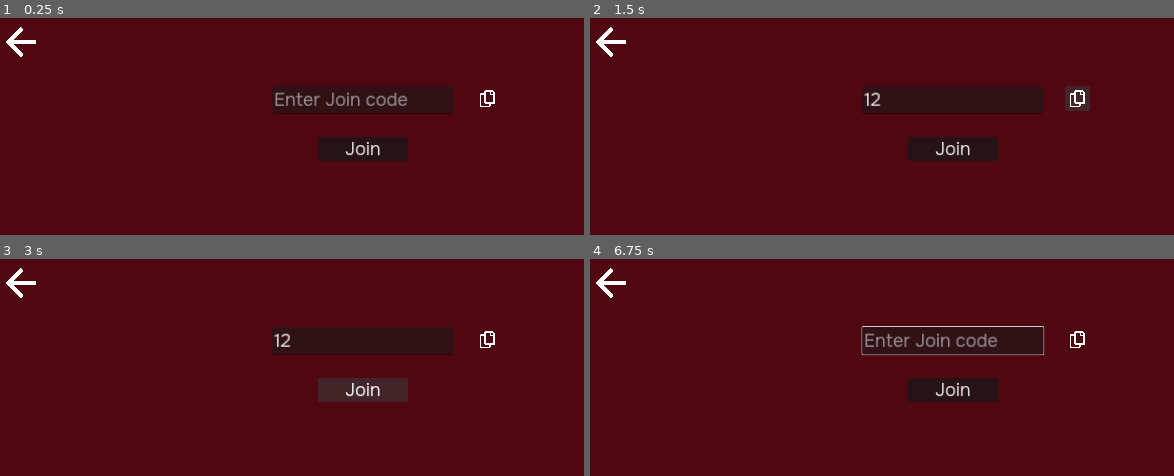
Above: before the commit, frames 1-4 (two rows, left to right).
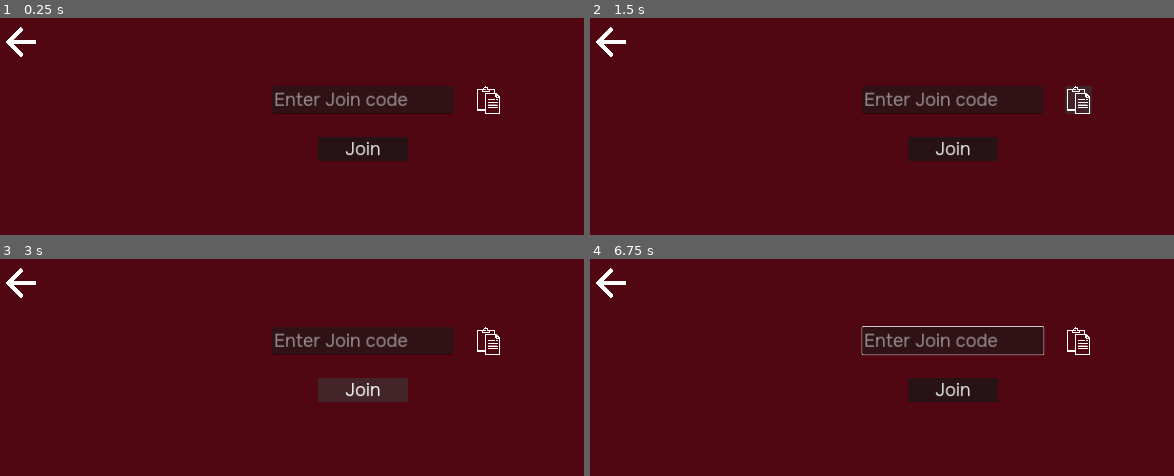
Above: after the commit, the same moments.

Repository: sanujs/cheat-game
Game: Godot game, scene res://scenes/join_screen.tscn
Two runs of this game, one before a commit and one after it. Both use one fixed random seed, a clock stepped at 60 frames per second and the inputs below. This scene is started directly instead of the project's main scene.
Inputs (mouse positions are in pixels of both pictures, inside the frame that each line leads up to):
- Up to frame 1 (0.25 s): no input
- Up to frame 2 (1.5 s): click (952, 100) at 0.52 s; type "12" at 0.6 s; click (1074, 98) at 1.27 s
- Up to frame 3 (3 s): click (490, 341) at 2.02 s; click "Join" at 2.75 s
- Up to frame 4 (6.75 s): click (607, 282) at 3.5 s; click "Join Lobby" at 4.25 s; tap Enter at 5, 6.5 s; move the mouse to (1121, 428) at 5.02 s; press the mouse at (1121, 428) at 5.03 s; tap Space at 5.75 s; move the mouse to (788, 471) at 5.77 s; release the mouse at (788, 471) at 5.78 s; right-click (788, 471) at 5.85 s; click (788, 471) at 5.92 s; move the mouse to (1028, 352) at 6.52 s; press the mouse at (1028, 352) at 6.53 s

The runs differ from the first frame. In frame 1, 0.2% of the frame differs, in the area x 81-86%, y 31-45%; in frame 2, 0.9%, in the area x 46-86%, y 31-45%; in frame 3, 0.8%; in frame 4, 0.2%.

Commit message:
Paste join code button with appropriate icon

Diff:
--- /dev/null
+++ b/client/cheat/assets/paste.svg
@@ -0,0 +1,72 @@
+<?xml version="1.0" encoding="UTF-8" standalone="no"?>
+<!-- Uploaded to: SVG Repo, www.svgrepo.com, Generator: SVG Repo Mixer Tools -->
+
+<svg
+   fill="#000000"
+   height="800px"
+   width="800px"
+   version="1.1"
+   id="Layer_1"
+   viewBox="0 0 502 502"
+   xml:space="preserve"
+   sodipodi:docname="paste.svg"
+   inkscape:version="1.4 (86a8ad7, 2024-10-11)"
+   xmlns:inkscape="http://www.inkscape.org/namespaces/inkscape"
+   xmlns:sodipodi="http://sodipodi.sourceforge.net/DTD/sodipodi-0.dtd"
+   xmlns="http://www.w3.org/2000/svg"
+   xmlns:svg="http://www.w3.org/2000/svg"><defs
+   id="defs8" /><sodipodi:namedview
+   id="namedview8"
+   pagecolor="#505050"
+   bordercolor="#eeeeee"
+   borderopacity="1"
+   inkscape:showpageshadow="0"
+   inkscape:pageopacity="0"
+   inkscape:pagecheckerboard="0"
+   inkscape:deskcolor="#505050"
+   inkscape:zoom="1.04625"
+   inkscape:cx="400"
+   inkscape:cy="400"
+   inkscape:window-width="1920"
+   inkscape:window-height="1017"
+   inkscape:window-x="-8"
+   inkscape:window-y="-8"
+   inkscape:window-maximized="1"
+   inkscape:current-layer="Layer_1" />
+<g
+   id="g8"
+   style="fill:#ffffff">
+	<g
+   id="g7"
+   style="fill:#ffffff">
+		<g
+   id="g6"
+   style="fill:#ffffff">
+			<path
+   d="M467.35,190.176l-70.468-70.468c-1.876-1.875-4.419-2.929-7.071-2.929h-23.089V49c0-5.523-4.478-10-10-10h-115v-2.41     c0-20.176-16.414-36.59-36.59-36.59h-11.819c-20.176,0-36.591,16.415-36.591,36.59V39h-115c-5.522,0-10,4.477-10,10v386     c0,5.523,4.478,10,10,10h146.386v47c0,5.523,4.478,10,10,10h262.171c5.522,0,10-4.477,10-10V197.247     C470.279,194.595,469.225,192.051,467.35,190.176z M399.811,150.921l36.326,36.326h-36.326V150.921z M144.721,59h47     c5.522,0,10-4.477,10-10s-4.478-10-10-10h-15v-2.41c0-9.148,7.442-16.59,16.591-16.59h11.819c9.147,0,16.59,7.442,16.59,16.59V49     c0,5.523,4.478,10,10,10h22v20h-109V59z M198.107,116.779c-5.522,0-10,4.477-10,10V425H51.721V59h73v30c0,5.523,4.478,10,10,10     h129c5.522,0,10-4.477,10-10V59h73v57.779H198.107z M450.278,482H208.107V136.779H379.81v60.468c0,5.523,4.478,10,10,10h60.468     V482z"
+   id="path1"
+   style="fill:#ffffff" />
+			<path
+   d="M243.949,253.468h125.402c5.522,0,10-4.477,10-10c0-5.523-4.478-10-10-10H243.949c-5.522,0-10,4.477-10,10     C233.949,248.991,238.427,253.468,243.949,253.468z"
+   id="path2"
+   style="fill:#ffffff" />
+			<path
+   d="M414.437,283.478H243.949c-5.522,0-10,4.477-10,10s4.478,10,10,10h170.487c5.522,0,10-4.477,10-10     S419.959,283.478,414.437,283.478z"
+   id="path3"
+   style="fill:#ffffff" />
+			<path
+   d="M414.437,333.487H243.949c-5.522,0-10,4.477-10,10s4.478,10,10,10h170.487c5.522,0,10-4.477,10-10     S419.959,333.487,414.437,333.487z"
+   id="path4"
+   style="fill:#ffffff" />
+			<path
+   d="M414.437,383.497H243.949c-5.522,0-10,4.477-10,10s4.478,10,10,10h170.487c5.522,0,10-4.477,10-10     S419.959,383.497,414.437,383.497z"
+   id="path5"
+   style="fill:#ffffff" />
+			<path
+   d="M397.767,253.468h16.67c5.522,0,10-4.477,10-10c0-5.523-4.478-10-10-10h-16.67c-5.522,0-10,4.477-10,10     C387.767,248.991,392.245,253.468,397.767,253.468z"
+   id="path6"
+   style="fill:#ffffff" />
+		</g>
+	</g>
+</g>
+</svg>
--- a/client/cheat/scenes/join_screen.gd
+++ b/client/cheat/scenes/join_screen.gd
@@ -4,7 +4,7 @@
 
 
 func submit() -> void:
-	Globals.join_code = join_input.get_text()
+	Globals.join_code = join_input.get_text().strip_edges()
 
 func _on_back_pressed() -> void:
 	get_tree().change_scene_to_file("res://scenes/title_screen.tscn")
@@ -14,3 +14,6 @@
 
 func _on_submit_join_pressed() -> void:
 	submit()
+
+func _on_paste_join_code_pressed() -> void:
+	join_input.set_text(DisplayServer.clipboard_get().strip_edges())
--- a/client/cheat/scenes/join_screen.tscn
+++ b/client/cheat/scenes/join_screen.tscn
@@ -5,7 +5,7 @@
 [ext_resource type="PackedScene" uid="uid://b05vf676xxuke" path="res://scenes/background.tscn" id="2_msaxu"]
 [ext_resource type="Texture2D" uid="uid://bagjtqkqm0rpy" path="res://assets/back_arrow.svg" id="2_ok7s5"]
 [ext_resource type="Theme" uid="uid://b1rxna748pd04" path="res://themes/icon_button.tres" id="3_huyin"]
-[ext_resource type="Texture2D" uid="uid://bs4i73cdnq0gi" path="res://assets/copy_icon_white.svg" id="6_mxfrf"]
+[ext_resource type="Texture2D" uid="uid://1tvnv2o8m6uu" path="res://assets/paste.svg" id="6_awn67"]
 
 [sub_resource type="StyleBoxFlat" id="StyleBoxFlat_ss1nt"]
 bg_color = Color(0.0901961, 0.0901961, 0.0901961, 0.729412)
@@ -43,15 +43,15 @@
 icon = ExtResource("2_ok7s5")
 icon_alignment = 1
 
-[node name="CopyJoinCode" type="Button" parent="."]
+[node name="PasteJoinCode" type="Button" parent="."]
 layout_mode = 0
 offset_left = 1281.0
 offset_top = 239.0
-offset_right = 2019.0
-offset_bottom = 953.0
+offset_right = 2081.0
+offset_bottom = 1039.0
 scale = Vector2(0.084, 0.084)
 theme = ExtResource("1_vgv23")
-icon = ExtResource("6_mxfrf")
+icon = ExtResource("6_awn67")
 icon_alignment = 1
 
 [node name="SubmitJoin" type="Button" parent="."]
@@ -66,4 +66,5 @@
 
 [connection signal="text_submitted" from="JoinInput" to="." method="_on_join_input_text_submitted"]
 [connection signal="pressed" from="Back" to="." method="_on_back_pressed"]
+[connection signal="pressed" from="PasteJoinCode" to="." method="_on_paste_join_code_pressed"]
 [connection signal="pressed" from="SubmitJoin" to="." method="_on_submit_join_pressed"]
Not shown, added: client/cheat/assets/paste.svg.import
